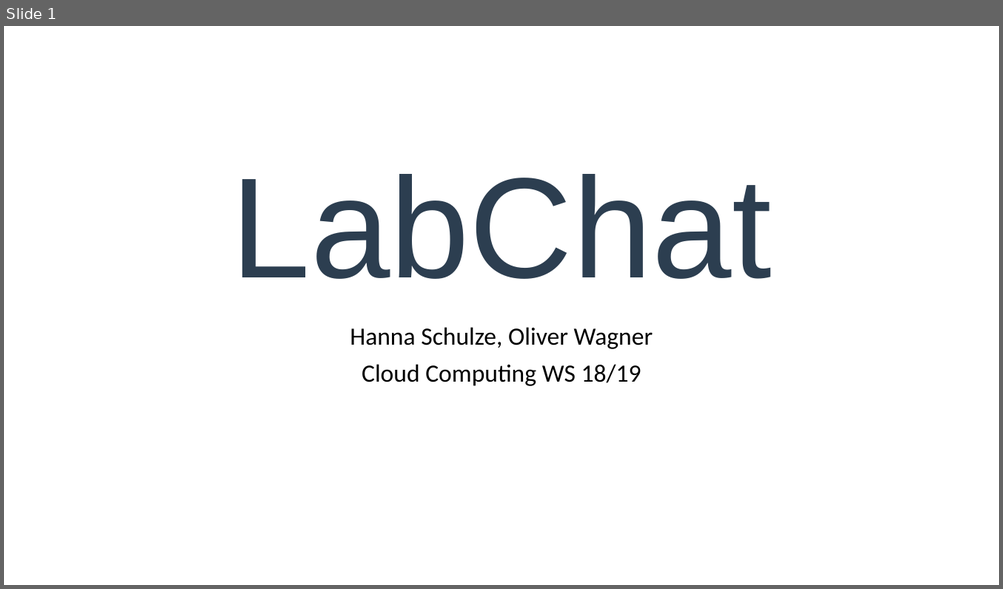
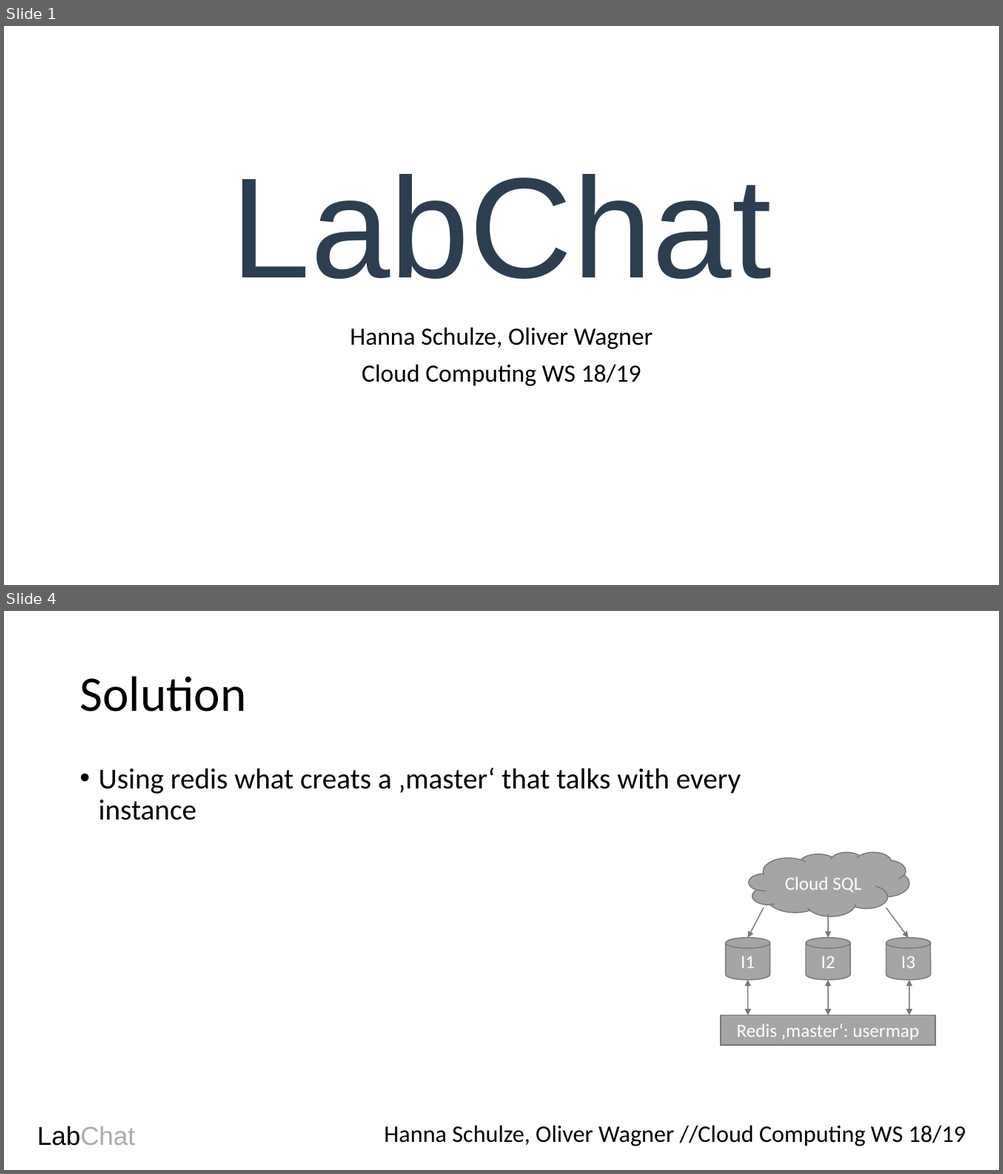
Before and after one commit to oliverwagner1989/CloudComputing_WS1718, a slide deck: Presentation LabChat - Exc 4.odp. Shown one above the other, each under a label of ours: slide 1 before the commit, slides 1 and 4 after it; the slides between them are not shown. The pictures are 1003x589 and 1003x1174 pixels, drawn with LibreOffice and Linux fonts; fonts in the diff are those of the drawing. Boxes give left, top, right and bottom in pixels: in the first picture for what was removed or moved away, otherwise in the second. Text is boxed around its words. In the diff, an @@ line names an element or a change of style, - is before the commit and + after.

```diff
--- a/Presentation LabChat - Exc 4.odp
+++ b/Presentation LabChat - Exc 4.odp
@@ slide 4 added at bbox=[4, 611, 999, 1170], background #FFFFFF @@
@@ title added at bbox=[79, 676, 246, 712], 48 pt, text #000000 @@
+Solution
@@ text added at bbox=[99, 768, 741, 820], 28 pt, text #000000 @@
+• Using redis what creats a ‚master‘ that talks with every instance
@@ group added at bbox=[726, 852, 930, 980]: 4 freeform shapes, 3 arrows @@
+Cloud SQL
+I2
+I3
+I1
@@ group added at bbox=[720, 980, 935, 1045]: 3 double arrows, 1 freeform shape @@
+Redis ‚master‘: usermap
@@ text added at bbox=[37, 1126, 135, 1146], 25 pt, text #AFABAB @@
+LabChat
@@ text added at bbox=[384, 1125, 966, 1147], 23 pt, text #000000 @@
+Hanna Schulze, Oliver Wagner //Cloud Computing WS 18/19
```
Also in this commit, not shown: 2 slides changed, 2 other slides added, 4 slides removed, 2 other files.
